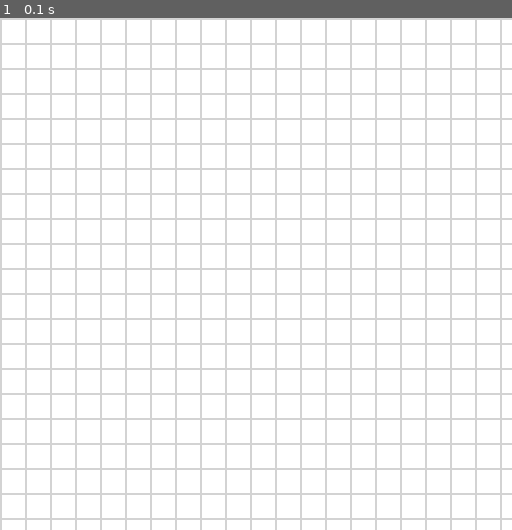
Above: before the commit, frame 1.
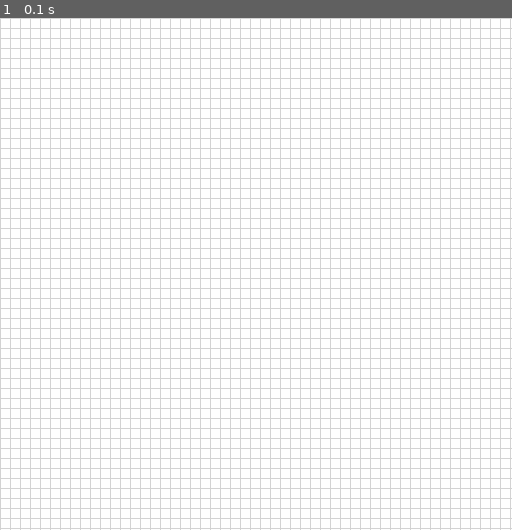
Above: after the commit, the same moment.

Repository: AndyD20/Dungeon-Mapper
Game: pygame game, started from dungeon_mapper.py
Same seed, same stepped clock (60 frames per second), same inputs: the game is played once before the commit and once after it.
Inputs:
- Up to frame 1 (0.1 s): no input

The runs differ from the first frame. In frame 1, 25% of the frame differs, in the area x 0-100%, y 0-100%.

Commit message:
Revert program variables and add note
Added WIP note

Diff:
--- a/drawable_rectangle.py
+++ b/drawable_rectangle.py
@@ -18,8 +18,8 @@
         width = self.details.end_pos[0] - self.details.start_pos[0]
         height = self.details.end_pos[1] - self.details.start_pos[1]
 
+        #  Todo: find reliable way to position rectangles in the midpoints of grid locations when locked to grid
         rect_top = (self.details.start_pos[1] - (tile_size / 2)) + (floor(def_line_size / 2))
-
         rect = (self.details.start_pos[0] + 1, rect_top, width, height)
 
         draw.rect(
--- a/program_variables.py
+++ b/program_variables.py
@@ -1,6 +1,6 @@
 class ProgramVariables:
     shape = (512, 512)
-    tile_size = 25
+    tile_size = 10
     window_title = 'Dungeon Mapper'
     game_state = None
 
